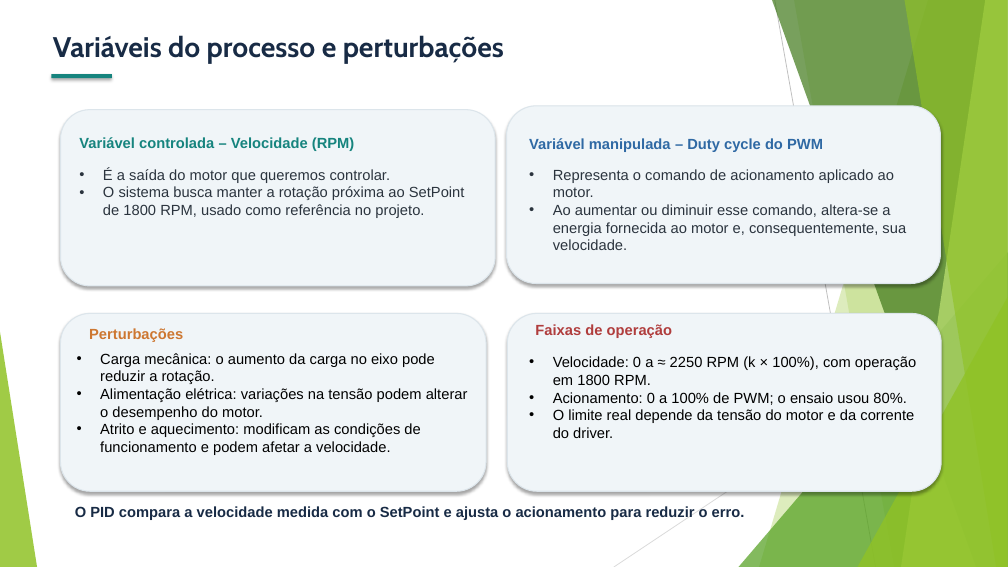
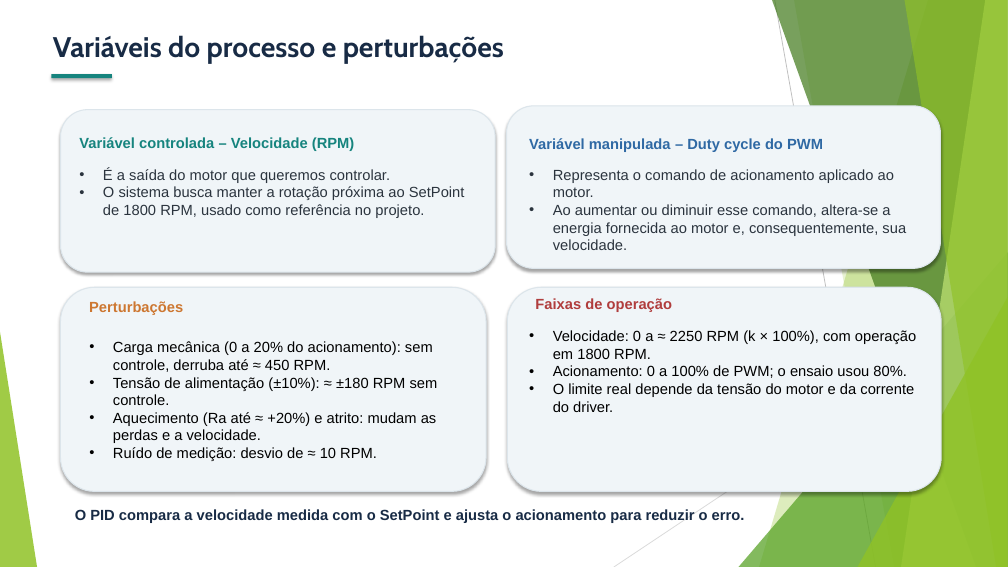
Before and after one commit to MariaRitaRR/projeto-de-embarcados-c13, a slide deck: slide 5 of Slides_Projeto_C13_1.pptx. Drawn at 1008x567 pixels with LibreOffice and Linux fonts; fonts in the diff are those of the drawing. Boxes give left, top, right and bottom in pixels: in the first picture for what was removed or moved away, otherwise in the second. Text is boxed around its words. In the diff, an @@ line names an element or a change of style, - is before the commit and + after.

```diff
--- a/Slides_Projeto_C13_1.pptx
+++ b/Slides_Projeto_C13_1.pptx
@@ rounded rectangle: place and size @@
-rounded rectangle at bbox=[60, 110, 495, 286]
+rounded rectangle at bbox=[60, 110, 495, 272]
@@ rounded rectangle: place and size @@
-rounded rectangle at bbox=[507, 106, 941, 284]
+rounded rectangle at bbox=[507, 106, 941, 268]
@@ rounded rectangle "Carga mecânica (0 a 20% ...": place and size @@
-rounded rectangle "Carga mecânica (0 a 20% ..." at bbox=[60, 314, 486, 492]
+rounded rectangle "Carga mecânica (0 a 20% ..." at bbox=[60, 287, 486, 492]
@@ rounded rectangle "Carga mecânica (0 a 20% ..." at bbox=[60, 287, 486, 492]: vertical alignment middle to top @@
@@ rounded rectangle: place and size @@
-rounded rectangle at bbox=[507, 314, 941, 492]
+rounded rectangle at bbox=[507, 287, 941, 492]
@@ 3 texts: place and size @@
-3 texts at bbox=[89, 324, 916, 438]
+3 texts at bbox=[89, 298, 916, 412]
@@ text in rounded rectangle at bbox=[113, 341, 438, 461]: text changed @@
-• Carga mecânica: o aumento da carga no eixo pode reduzir a rotação.
-• Alimentação elétrica: variações na tensão podem alterar o desempenho do motor.
-• Atrito e aquecimento: modificam as condições de funcionamento e podem afetar a velocidade.
+• Carga mecânica (0 a 20% do acionamento): sem controle, derruba até ≈ 450 RPM.
+• Tensão de alimentação (±10%): ≈ ±180 RPM sem controle.
+• Aquecimento (Ra até ≈ +20%) e atrito: mudam as perdas e a velocidade.
+• Ruído de medição: desvio de ≈ 10 RPM.
```
Also in this commit, not shown: 2 other slides changed, 1 slide added.
